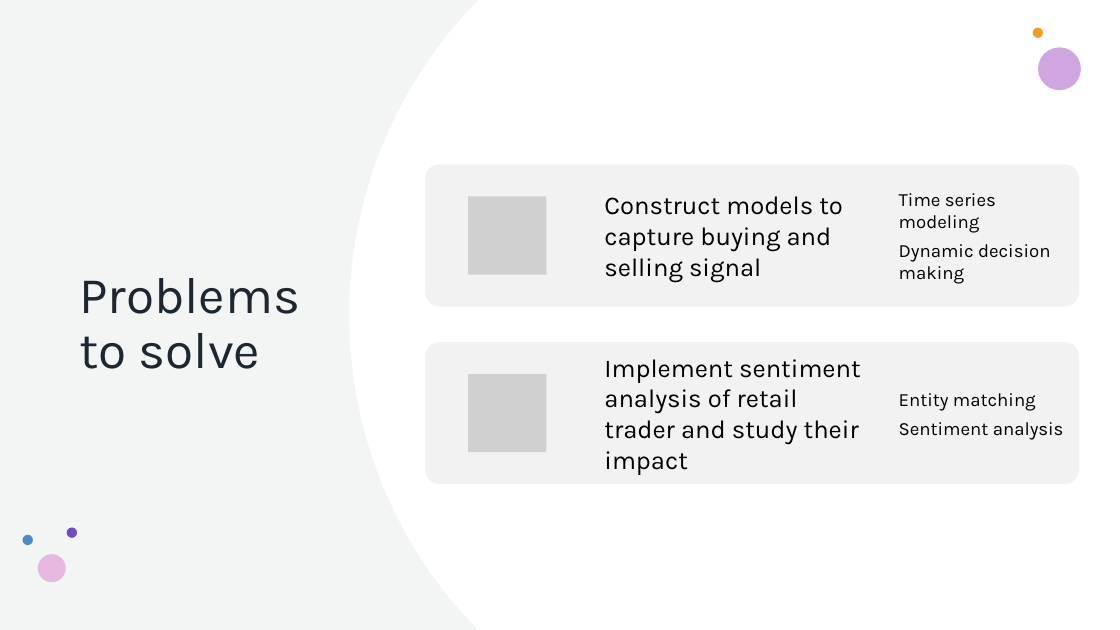
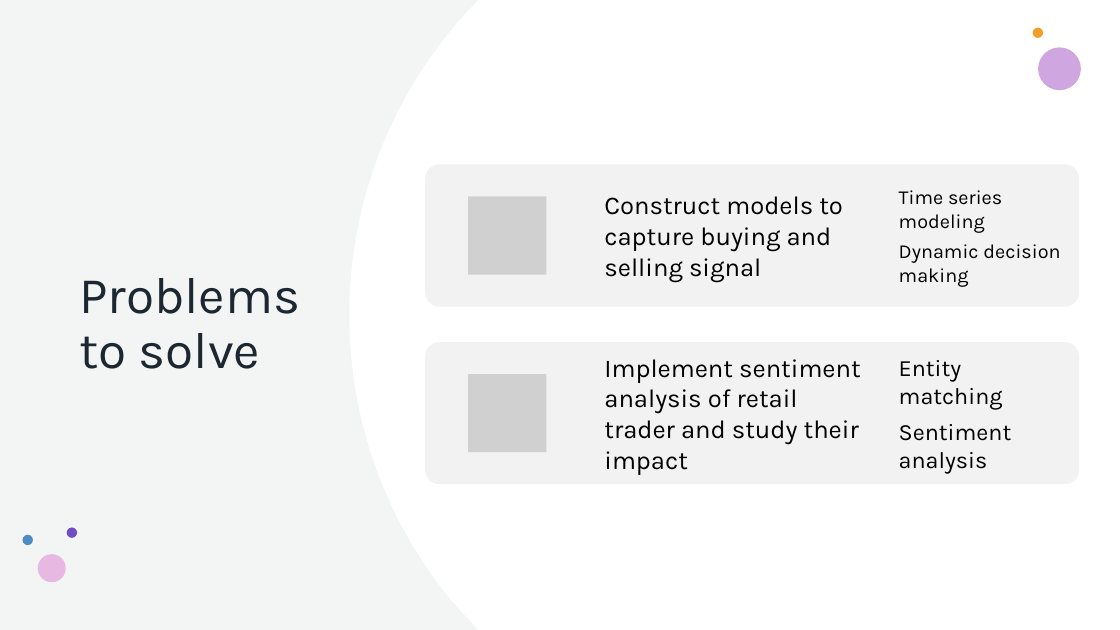
Before and after one commit to howie-zeng/Analyzing-Retail-Sentiment-and-Detecting-Trading-Signals, a slide deck: slide 5 of Presentation.pptx. Drawn at 1120x630 pixels with LibreOffice and Linux fonts; fonts in the diff are those of the drawing; grey boxes stand for pictures. Boxes give left, top, right and bottom in pixels: in the first picture for what was removed or moved away, otherwise in the second. Text is boxed around its words. In the diff, an @@ line names an element or a change of style, - is before the commit and + after.

```diff
--- a/Presentation.pptx
+++ b/Presentation.pptx
@@ text "Time series modeling" at (899, 190, 1060, 287): size 16 to 17 pt @@
@@ text "Entity matching" at (899, 360, 1012, 474): size 16 to 20 pt; more space between paragraphs @@
```
Also in this commit, not shown: 3 other slides changed, 5 slides added, 2 slides removed, 29 other files.
